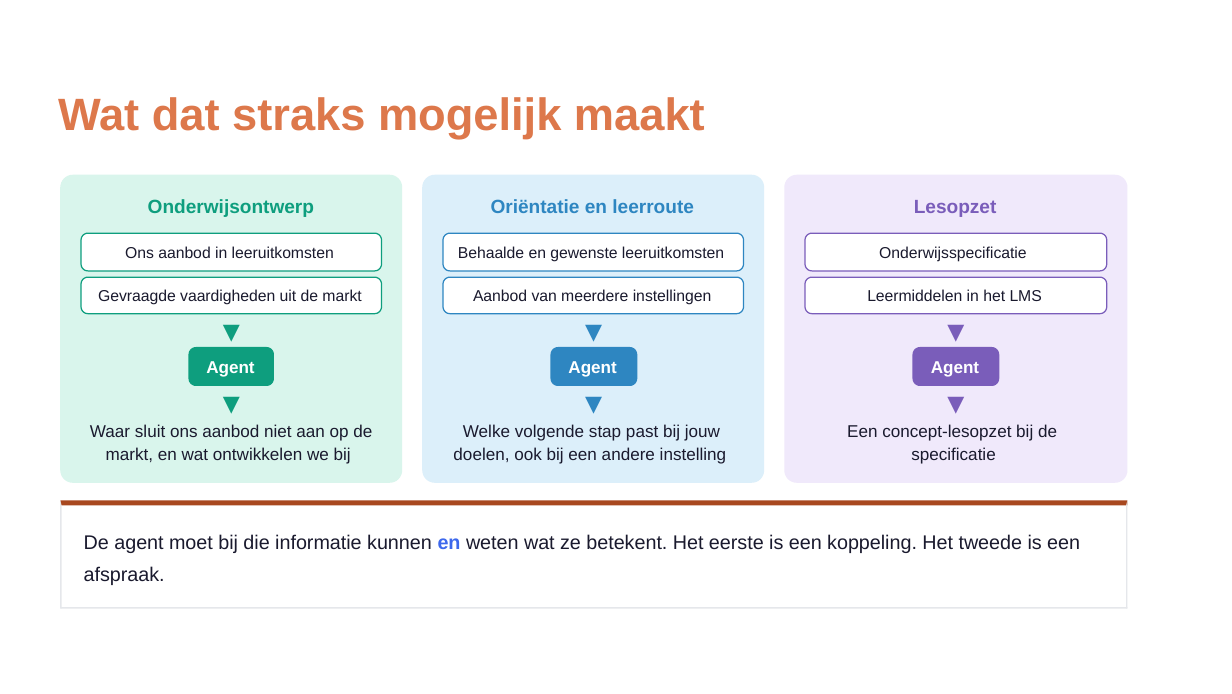
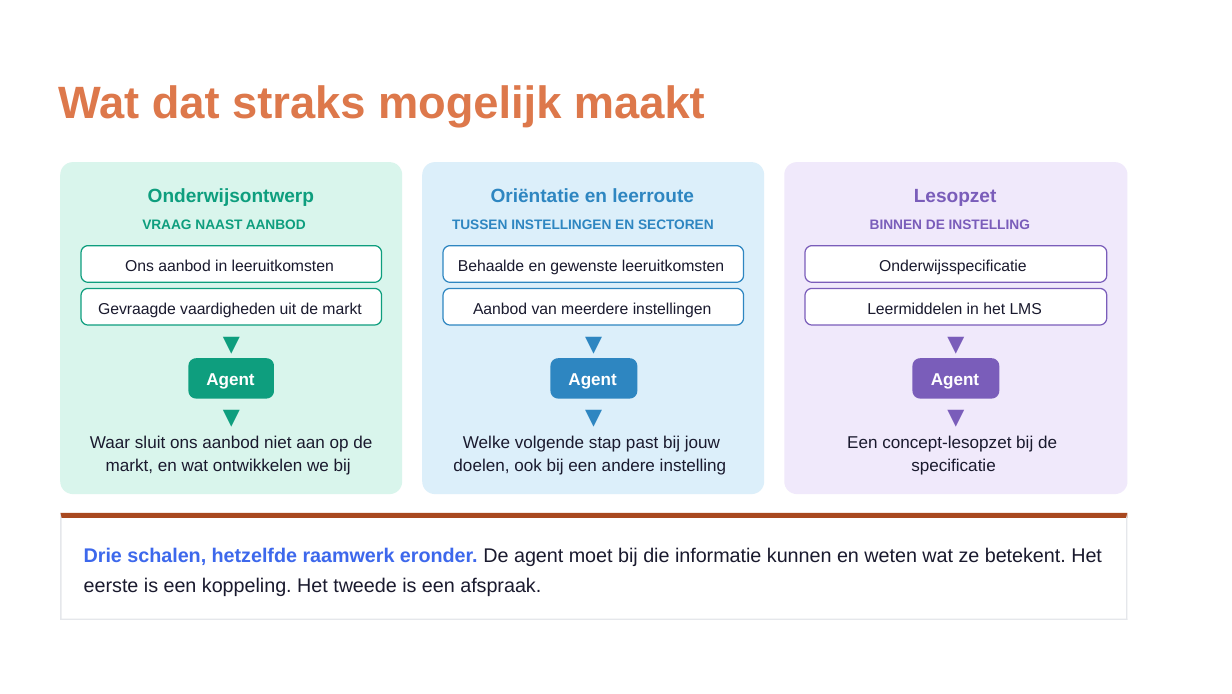
Before and after one commit to Npuls-OKx/meta, a slide deck: slide 15 of presentaties/export/260904_ai_houdbaarheid/260904_ai_houdbaarheid.pptx. Drawn at 1232x694 pixels with LibreOffice and Linux fonts; fonts in the diff are those of the drawing; background and template pictures are left out. Boxes give left, top, right and bottom in pixels: in the first picture for what was removed or moved away, otherwise in the second. Text is boxed around its words. In the diff, an @@ line names an element or a change of style, - is before the commit and + after.

Commit message:
Slide 15: de schaal per casus benoemen
De drie casussen vergelijken op verschillende schalen: vraag naast
aanbod, tussen instellingen en over mbo, hbo en wo heen, en binnen een
instelling. Elke kaart krijgt die schaal als label, de slotkaart zet
eronder dat het telkens hetzelfde raamwerk is dat de vergelijking
mogelijk maakt.

Relateert aan: #212

```diff
--- a/presentaties/export/260904_ai_houdbaarheid/260904_ai_houdbaarheid.pptx
+++ b/presentaties/export/260904_ai_houdbaarheid/260904_ai_houdbaarheid.pptx
@@ freeform shape: place and size @@
-freeform shape at (60,175,402,483)
+freeform shape at (60,162,402,494)
@@ freeform shape: place and size @@
-freeform shape at (422,175,764,483)
+freeform shape at (422,162,764,494)
@@ freeform shape: place and size @@
-freeform shape at (784,175,1127,483)
+freeform shape at (784,162,1127,494)
@@ 4 texts: place and size @@
-4 texts at (58,97,997,217)
+4 texts at (58,85,997,206)
@@ text added at (142,219,306,229), 8.2 pt, text #0E9E7E, bold @@
+VRAAG NAAST AANBOD
@@ text added at (452,219,714,229), 8.2 pt, text #2E86C1, bold @@
+TUSSEN INSTELLINGEN EN SECTOREN
@@ text added at (870,219,1030,229), 8.2 pt, text #7A5DBA, bold @@
+BINNEN DE INSTELLING
@@ 6 texts, 6 freeform shapes: place and size @@
-6 texts, 6 freeform shapes at (81,233,1107,377)
+6 texts, 6 freeform shapes at (81,246,1107,389)
@@ 15 texts, 14 freeform shapes: place and size @@
-15 texts, 14 freeform shapes at (60,278,1127,609)
+15 texts, 14 freeform shapes at (60,288,1127,620)
@@ text at (84,547,1102,566): text changed @@
-De agent moet bij die informatie kunnen en weten wat ze betekent. Het eerste is een koppeling. Het tweede is een
+Drie schalen, hetzelfde raamwerk eronder. De agent moet bij die informatie kunnen en weten wat ze betekent. Het
@@ text removed at (84,566,165,585) @@
-afspraak.
@@ text added at (84,577,541,596), 11.8 pt, text #1A1A2E @@
+eerste is een koppeling. Het tweede is een afspraak.
```
Also in this commit, not shown: 2 other files.
